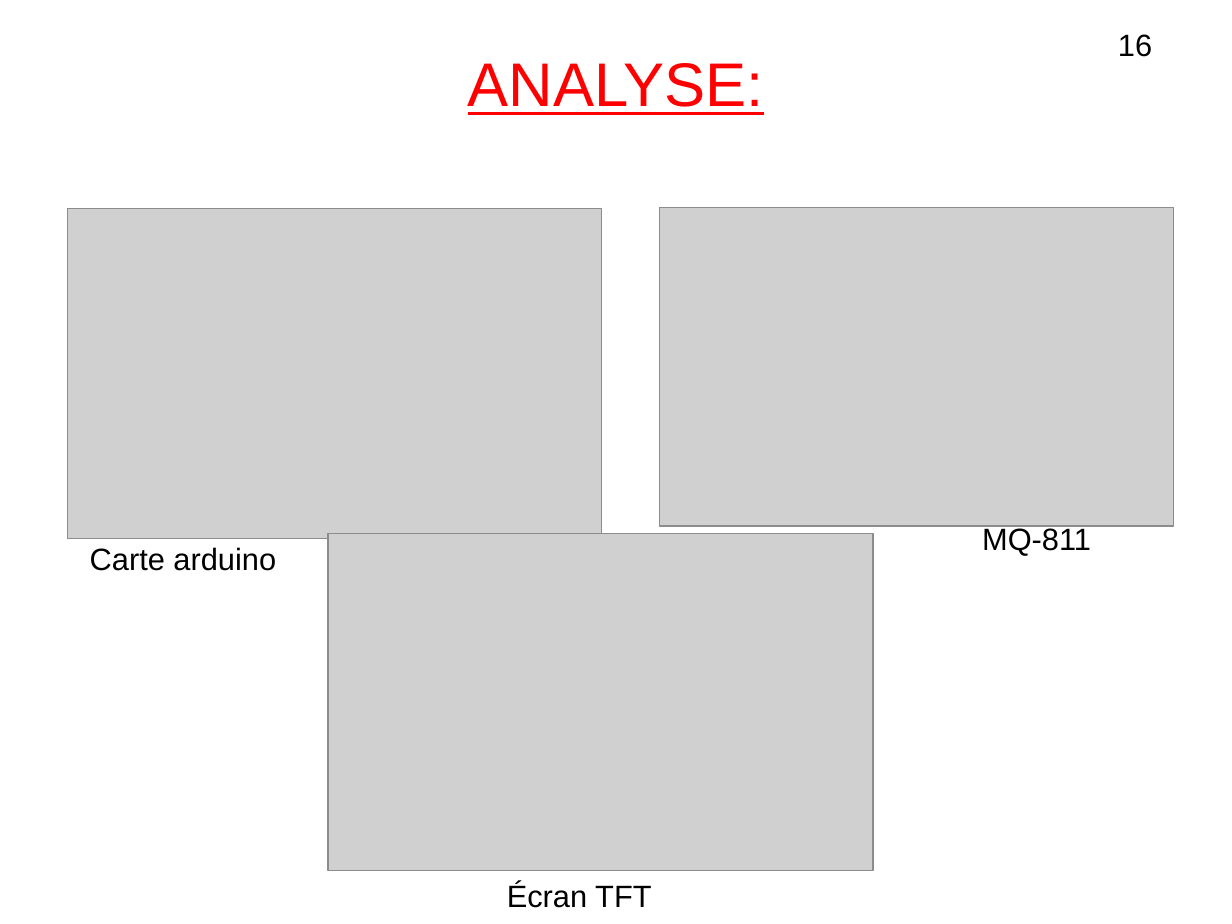
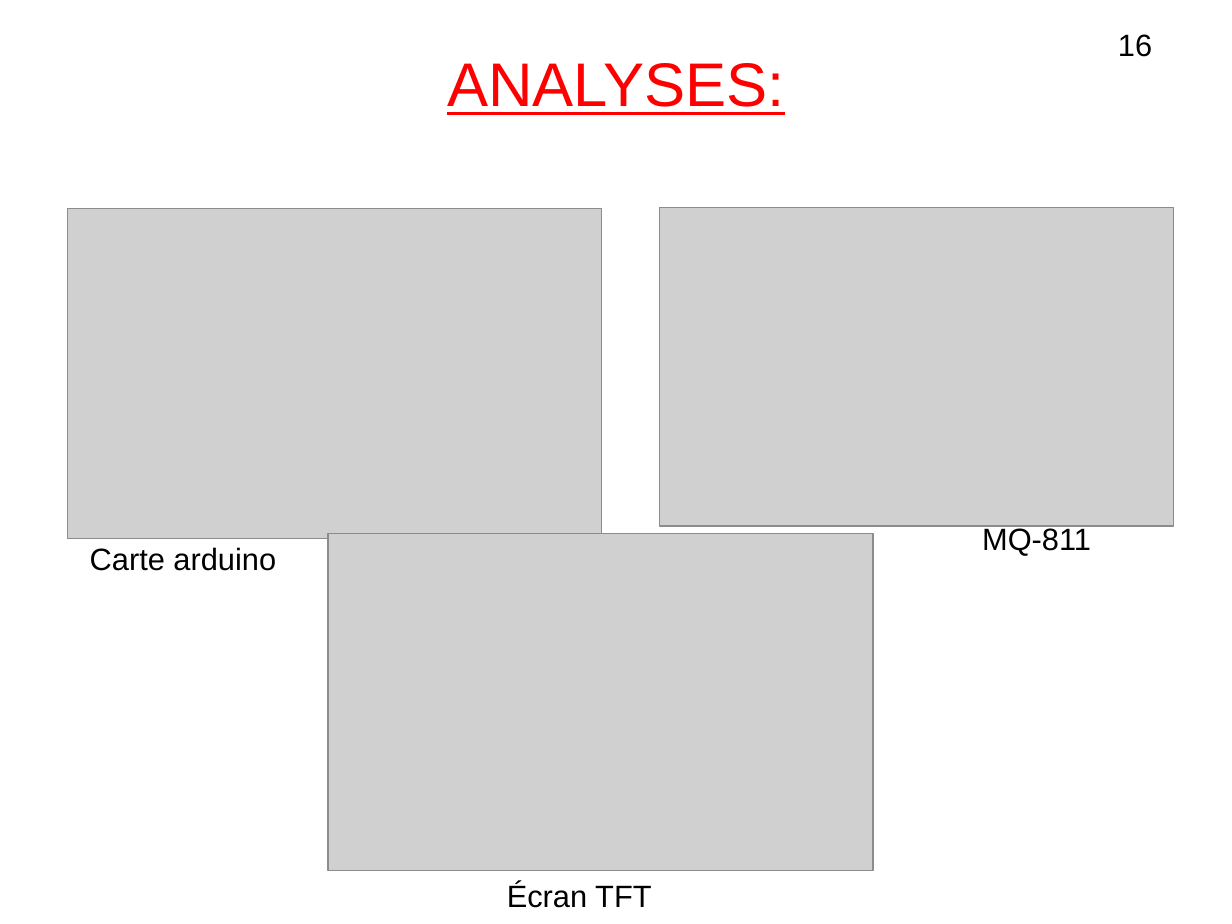
Before and after one commit to lesliesam96/Projet-STI2D, a slide deck: slide 16 of hugo/diapo_R2.odp. Drawn at 1232x924 pixels with LibreOffice and Linux fonts; fonts in the diff are those of the drawing; grey boxes stand for pictures. Boxes give left, top, right and bottom in pixels: in the first picture for what was removed or moved away, otherwise in the second. Text is boxed around its words. In the diff, an @@ line names an element or a change of style, - is before the commit and + after.

```diff
--- a/hugo/diapo_R2.odp
+++ b/hugo/diapo_R2.odp
@@ text at box(447, 63, 784, 115): text changed @@
-ANALYSE:
+ANALYSES:
```
Also in this commit, not shown: 9 other slides changed.
